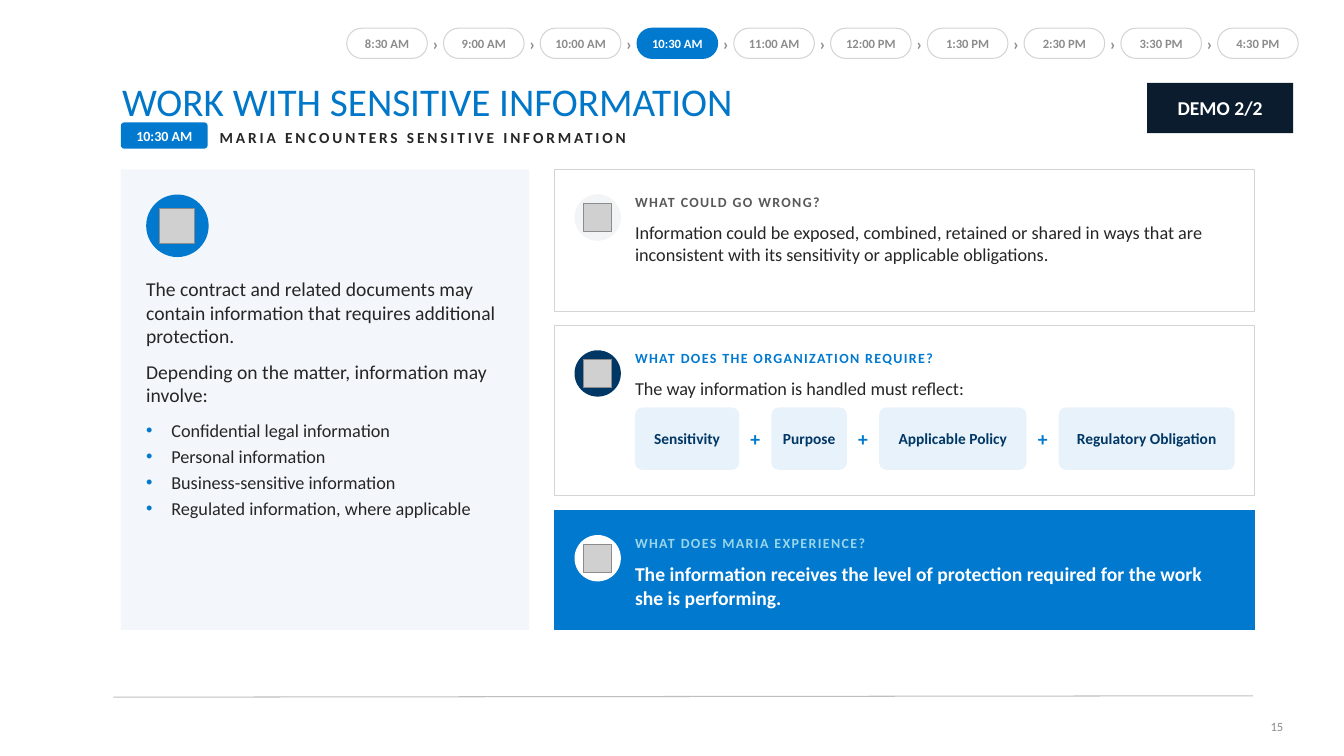
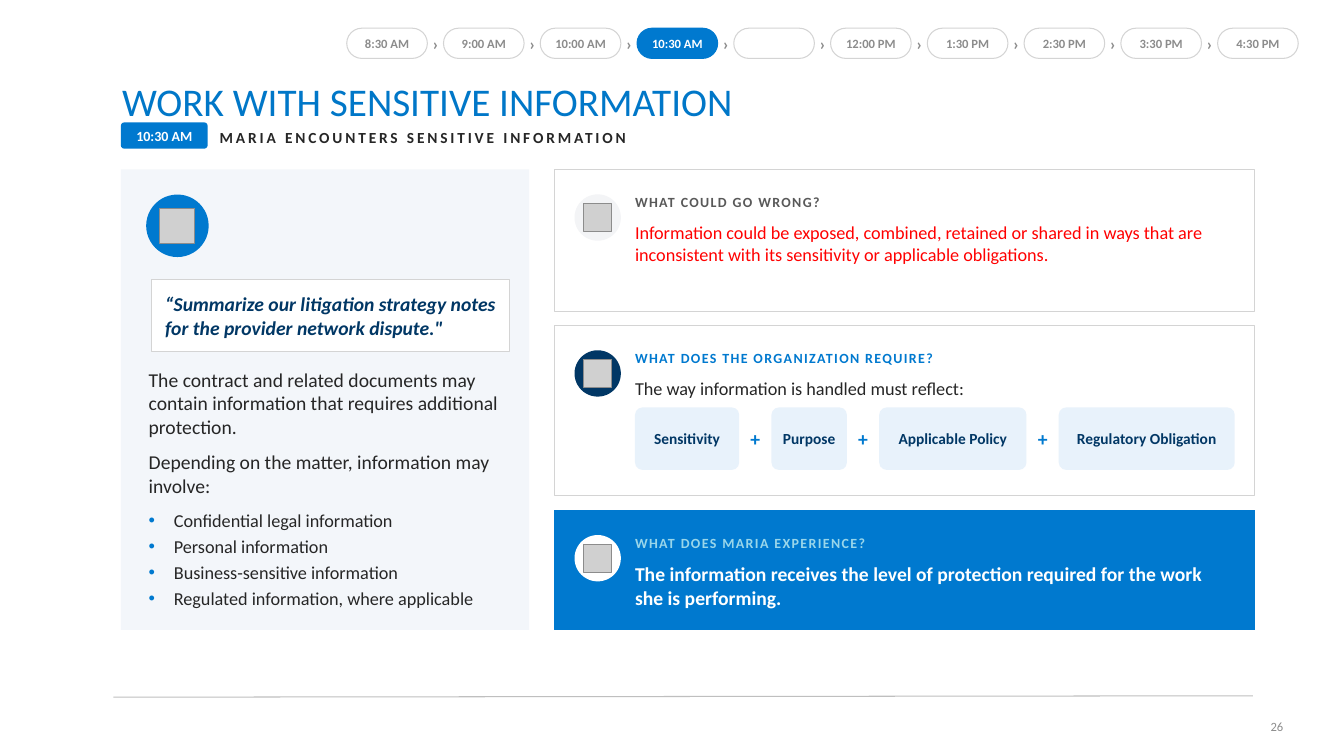
Before and after one commit to gauthiii/bhuc, a slide deck: slide 26 of Workshop_09_24.pptx (slide 15 before the commit). Drawn at 1344x756 pixels with LibreOffice and Linux fonts; fonts in the diff are those of the drawing; grey boxes stand for pictures. Boxes give left, top, right and bottom in pixels: in the first picture for what was removed or moved away, otherwise in the second. Text is boxed around its words. In the diff, an @@ line names an element or a change of style, - is before the commit and + after.

```diff
--- a/Workshop_09_24.pptx
+++ b/Workshop_09_24.pptx
@@ text in rounded rectangle at (749,40,800,48): text removed @@
-11:00 AM
@@ rectangle removed at (1147,83,1294,133) @@
@@ text removed at (1178,101,1262,116) @@
-DEMO 2/2
@@ text "Information could be exposed, combined, ..." at (635,226,1202,264): text colour #262626 to #FF0000 @@
@@ rectangle added at (152,280,510,352), fill #FFFFFF, outline #D4D4D4 0.75 pt @@
@@ text added at (165,296,496,338), 14 pt, text #013765, bold, italic @@
+“Summarize our litigation strategy notes for the provider network dispute."
@@ 3 texts: place and size @@
-3 texts at (146,282,495,518)
+3 texts at (149,373,498,608)
@@ page number at (1271,722,1284,731): text changed @@
-15
+26
```
Also in this commit, not shown: 7 other slides changed, 12 slides added, 1 slide removed, 3 other files.
